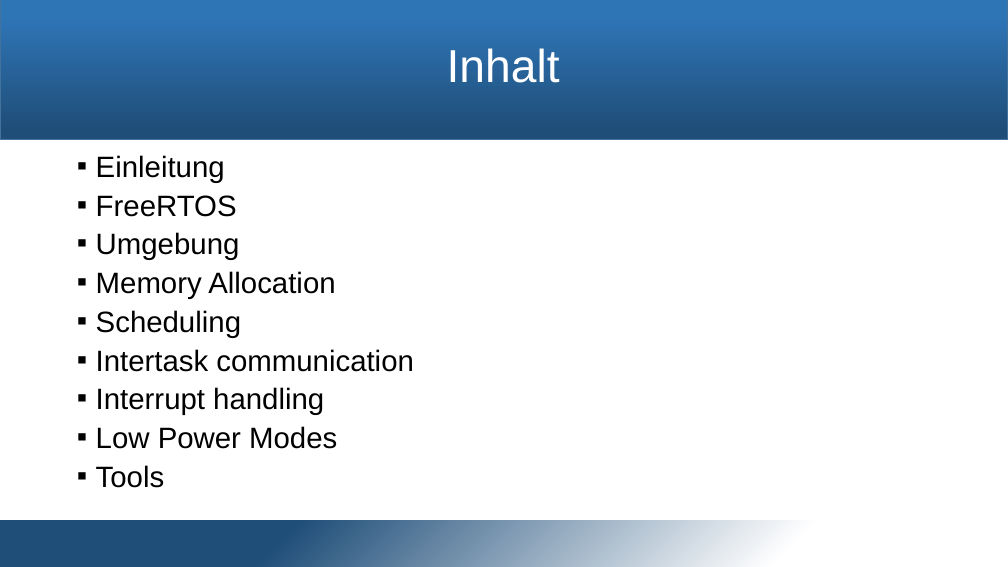
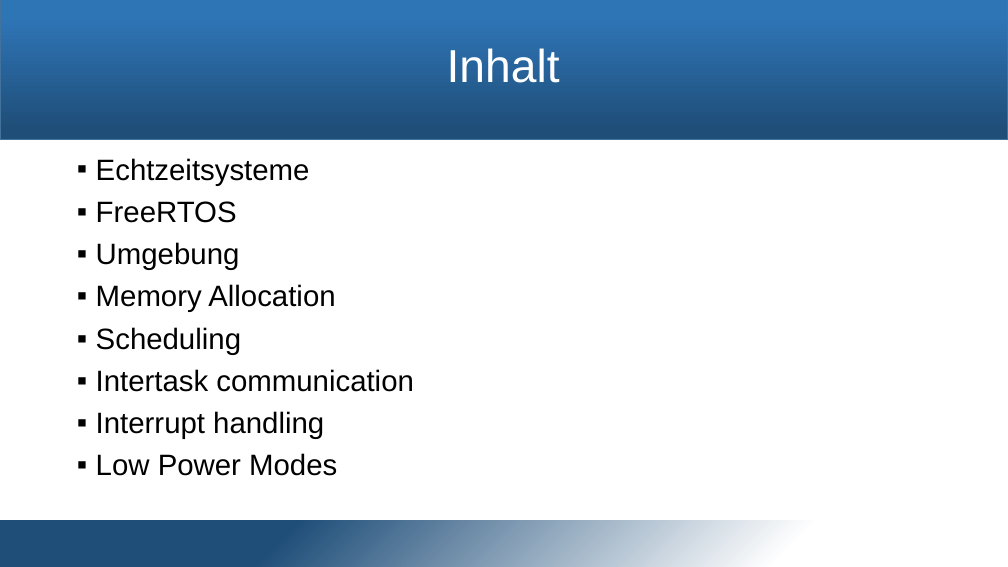
Before and after one commit to snobz/Seminar_BS_2017, a slide deck: slide 2 of Päsi/Seminar Betriebssysteme.pptx. Drawn at 1008x567 pixels with LibreOffice and Linux fonts; fonts in the diff are those of the drawing; background and template pictures are left out. Boxes give left, top, right and bottom in pixels: in the first picture for what was removed or moved away, otherwise in the second. Text is boxed around its words. In the diff, an @@ line names an element or a change of style, - is before the commit and + after.

Commit message:
further work on scheduling

```diff
--- a/Päsi/Seminar Betriebssysteme.pptx
+++ b/Päsi/Seminar Betriebssysteme.pptx
@@ text at (96, 158, 310, 186): text changed @@
-▪ Einleitung
+▪ Echtzeitsysteme
@@ text at (96, 201, 413, 476): line spacing 0.8 to 0.9 @@
@@ text at (96, 465, 165, 488): paragraph removed @@
-▪ Tools
```
Also in this commit, not shown: 7 other slides changed, 1 slide added, 2 slides removed.
